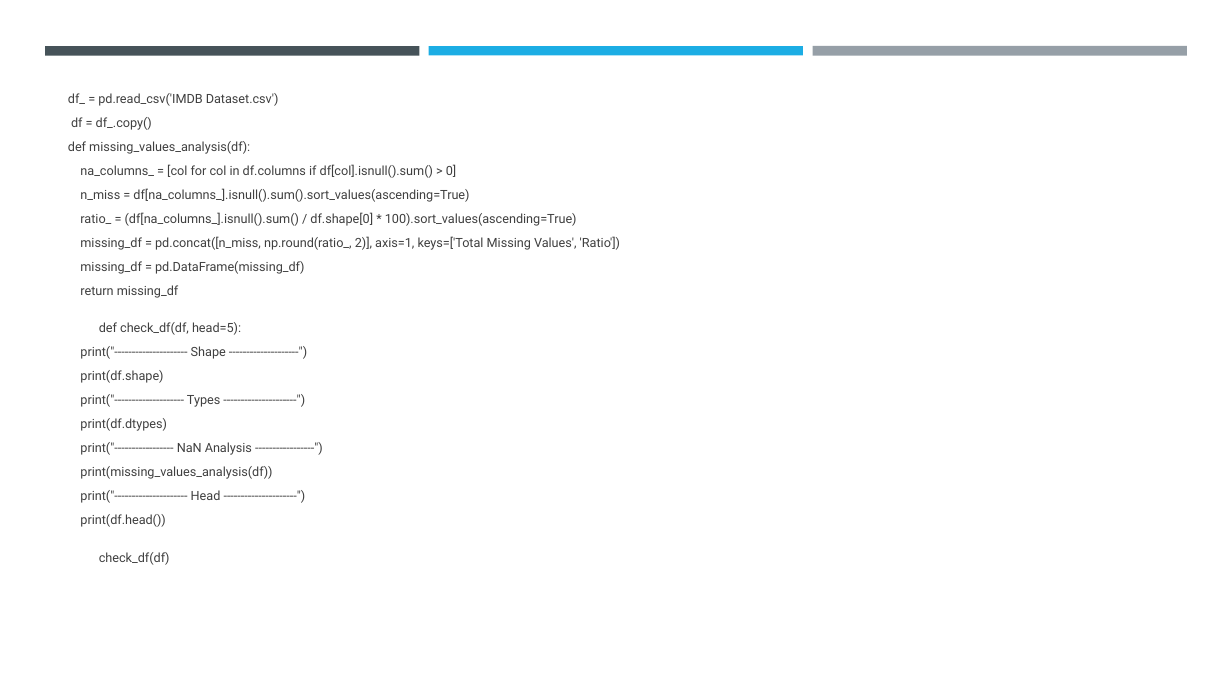
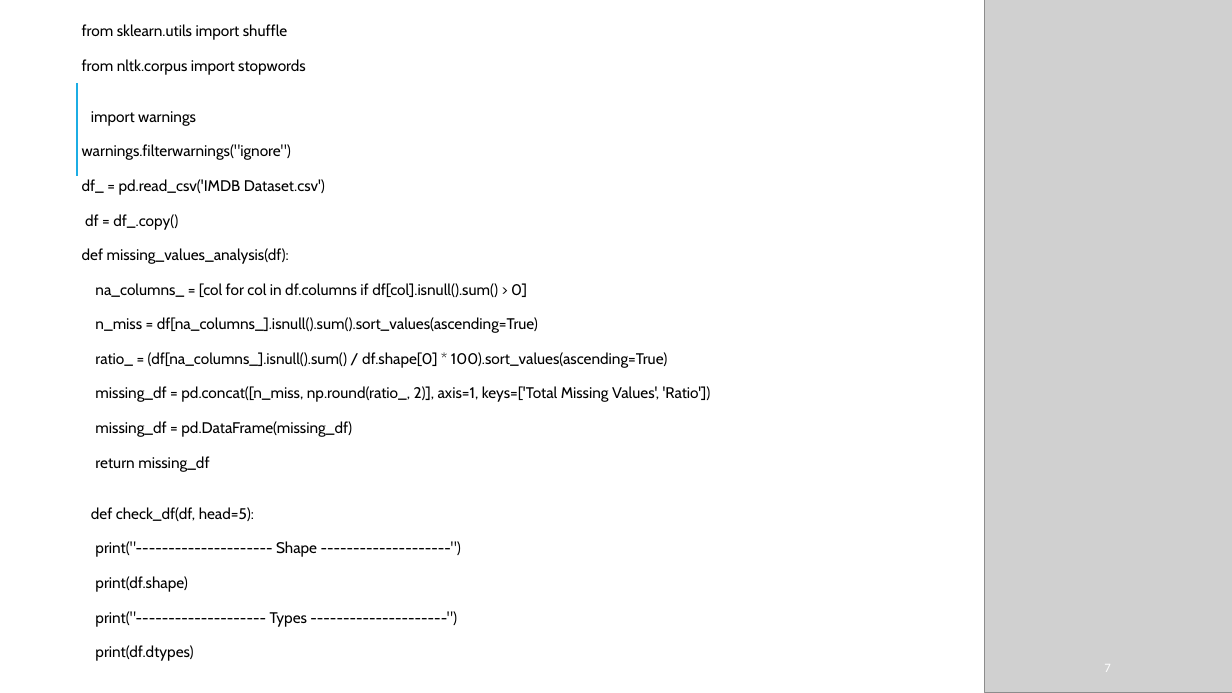
Before and after one commit to kalairehoboth/My-project, a slide deck: slide 7 of Capstone project.pptx. Drawn at 1232x693 pixels with LibreOffice and Linux fonts; fonts in the diff are those of the drawing; grey boxes stand for pictures; background and template pictures are left out. Boxes give left, top, right and bottom in pixels: in the first picture for what was removed or moved away, otherwise in the second. Text is boxed around its words. In the diff, an @@ line names an element or a change of style, - is before the commit and + after.

```diff
--- a/Capstone project.pptx
+++ b/Capstone project.pptx
@@ rectangle added at box(0, 0, 763, 693), fill #FFFFFF at 90% opacity @@
@@ text "from sklearn.utils import shuffle": place and size @@
-text "from sklearn.utils import shuffle" at box(68, 93, 620, 565)
+text "from sklearn.utils import shuffle" at box(82, 24, 711, 627)
@@ text "from sklearn.utils import shuffle" at box(82, 24, 711, 627): vertical alignment middle to top @@
@@ text at box(82, 24, 306, 160): paragraphs added @@
+from sklearn.utils import shuffle
+from nltk.corpus import stopwords
+import warnings
+warnings.filterwarnings("ignore")
@@ picture added at box(985, 0, 1232, 693) @@
@@ rectangle removed at box(45, 46, 420, 55) @@
@@ rectangle removed at box(429, 46, 803, 55) @@
@@ rectangle removed at box(812, 46, 1187, 56) @@
@@ line added from (77, 176) to (77, 83), #1CADE4 1.5 pt @@
@@ text at box(82, 179, 711, 627): size 9.9 to 12 pt, font Roboto to Cabin, text colour #404040 to #000000 in "df_ = pd.read_csv('IMDB Dataset.csv')", "df = df_.copy()", "def missing_values_analysis(df):", "na_columns_ = [col for col in df.columns ..." and 10 more places; indent changed; more space between paragraphs @@
@@ text at box(80, 442, 272, 565): paragraphs removed @@
-print("----------------- NaN Analysis -----------------")
-print(missing_values_analysis(df))
-print("--------------------- Head ---------------------")
-print(df.head())
-check_df(df)
@@ page number added at box(1104, 664, 1110, 672), 10 pt, text #FFFFFF @@
+7
```
Also in this commit, not shown: 10 other slides changed, 2 slides added, 2 slides removed.
